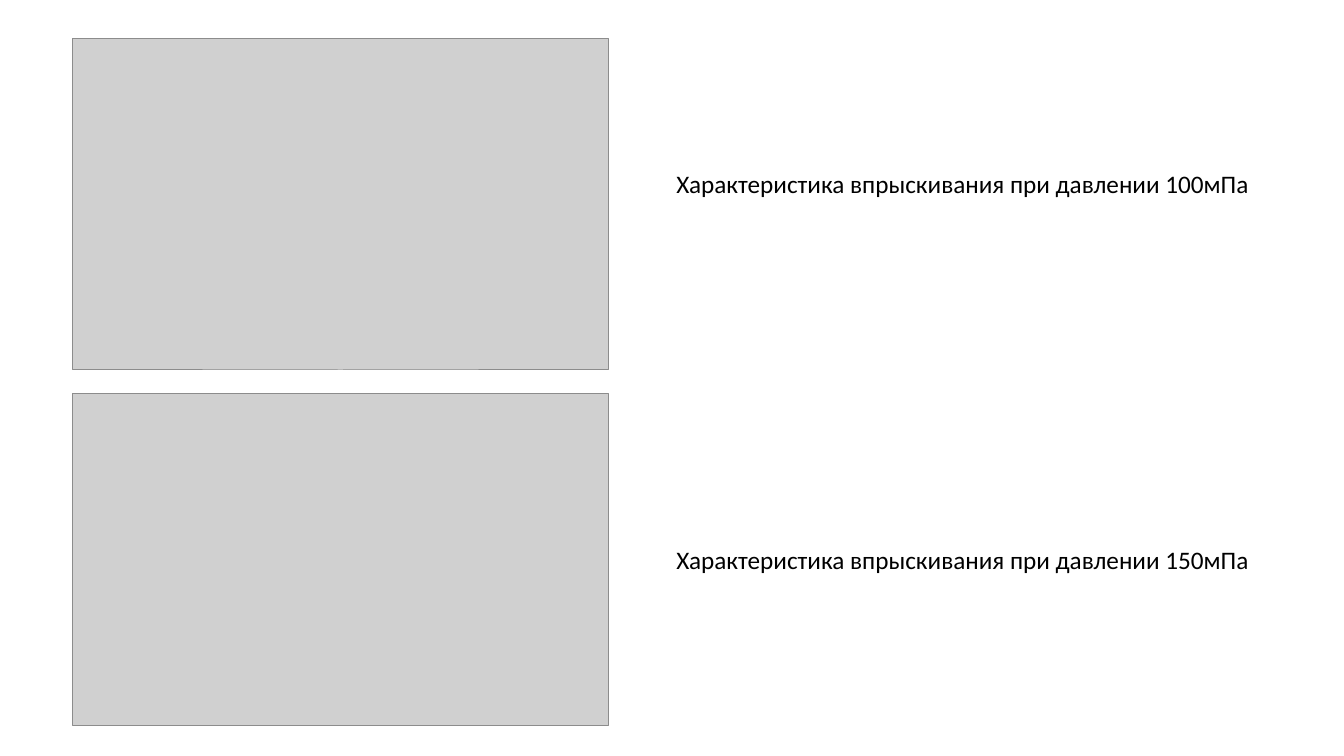
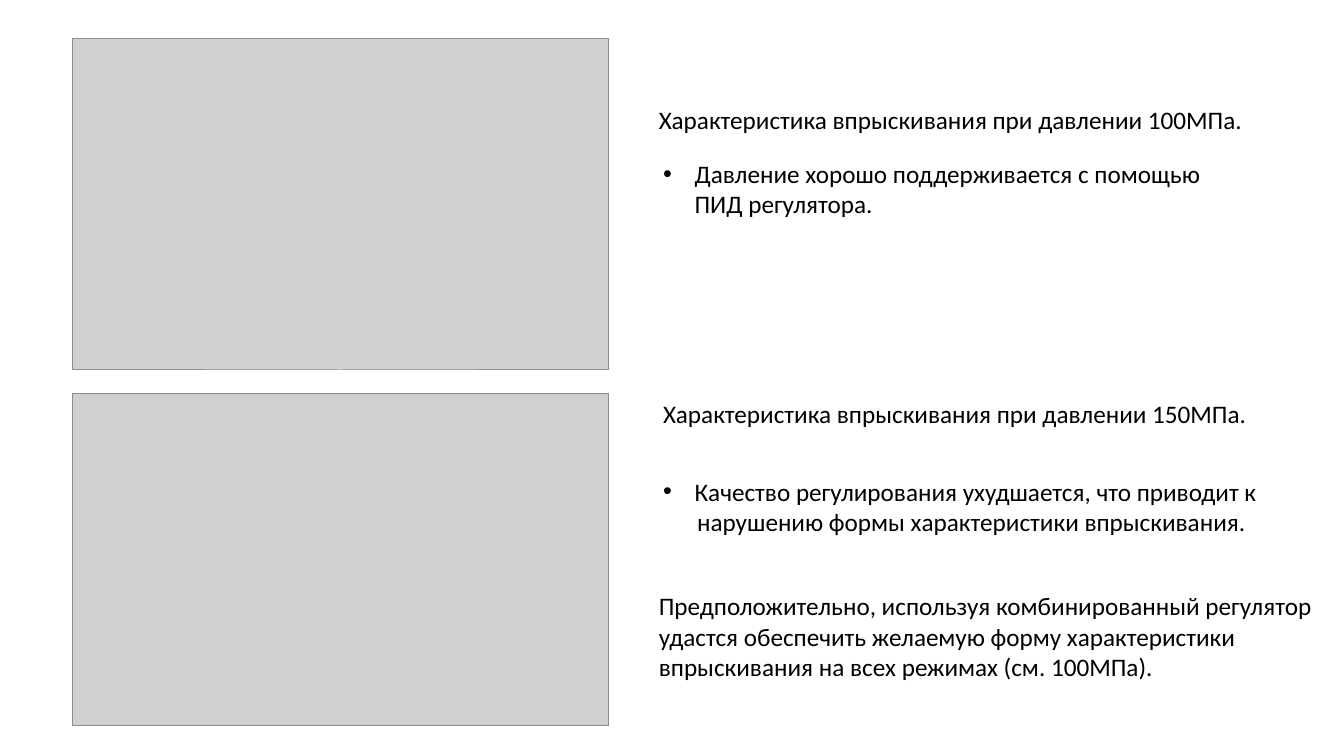
Before and after one commit to PavelKorokev/PavelKorolevDiplom, a slide deck: slide 11 of Презентация к 28.03.pptx. Drawn at 1344x756 pixels with LibreOffice and Linux fonts; fonts in the diff are those of the drawing; grey boxes stand for pictures. Boxes give left, top, right and bottom in pixels: in the first picture for what was removed or moved away, otherwise in the second. Text is boxed around its words. In the diff, an @@ line names an element or a change of style, - is before the commit and + after.

```diff
--- a/Презентация к 28.03.pptx
+++ b/Презентация к 28.03.pptx
@@ text at <box>659,112,1242,133</box>: text changed @@
-Характеристика впрыскивания при давлении 100мПа
+Характеристика впрыскивания при давлении 100МПа.
@@ text added at <box>695,166,1200,217</box>, 18 pt, text #000000 @@
+• Давление хорошо поддерживается с помощью ПИД регулятора.
@@ text at <box>663,406,1246,427</box>: text changed @@
-Характеристика впрыскивания при давлении 150мПа
+Характеристика впрыскивания при давлении 150МПа.
@@ text added at <box>695,484,1256,535</box>, 18 pt, text #000000 @@
+• Качество регулирования ухудшается, что приводит к
+нарушению формы характеристики впрыскивания.
@@ text added at <box>659,598,1311,680</box>, 18 pt, text #000000 @@
+Предположительно, используя комбинированный регулятор удастся обеспечить желаемую форму характеристики впрыскивания на всех режимах (см. 100МПа).
```
Also in this commit, not shown: 2 other slides changed, 1 slide added, 1 slide removed, 4 other files.
